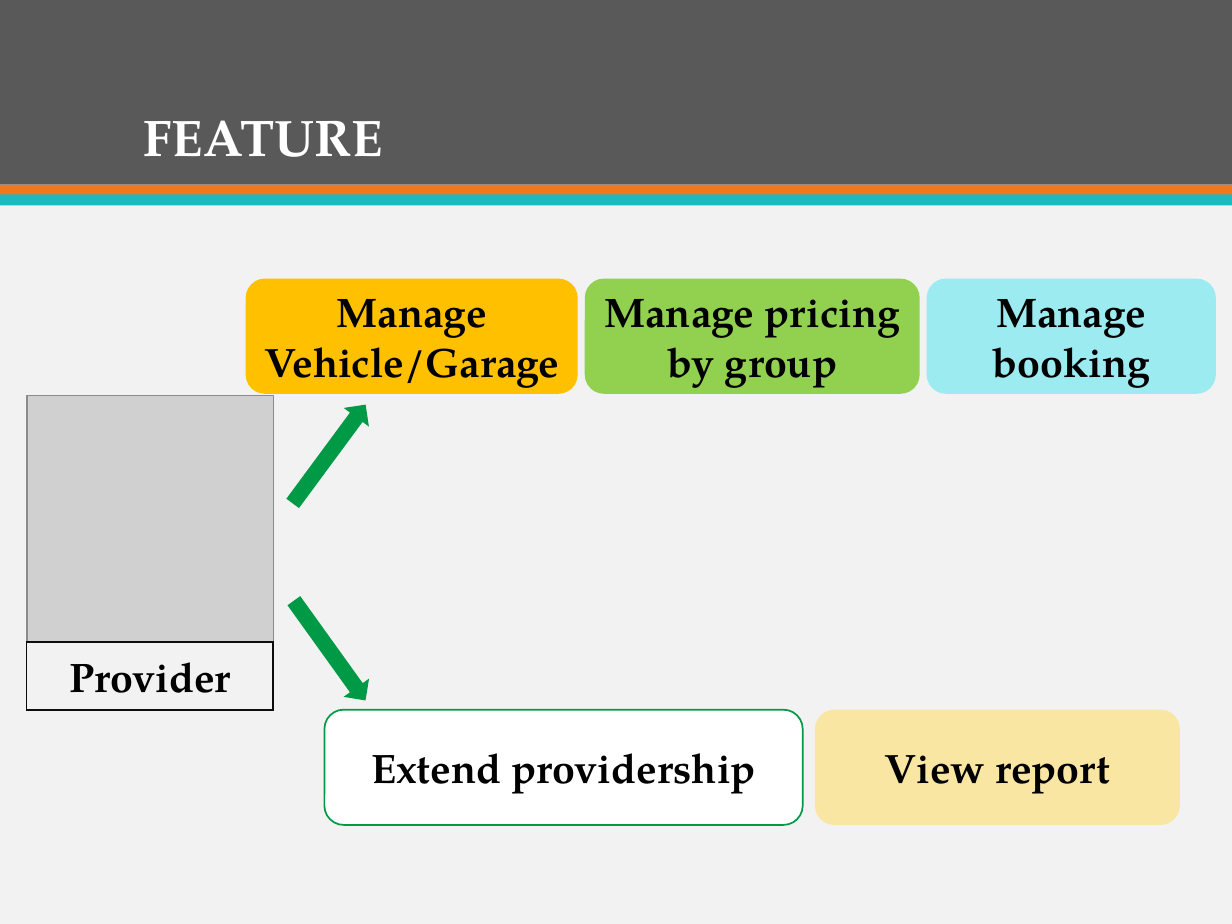
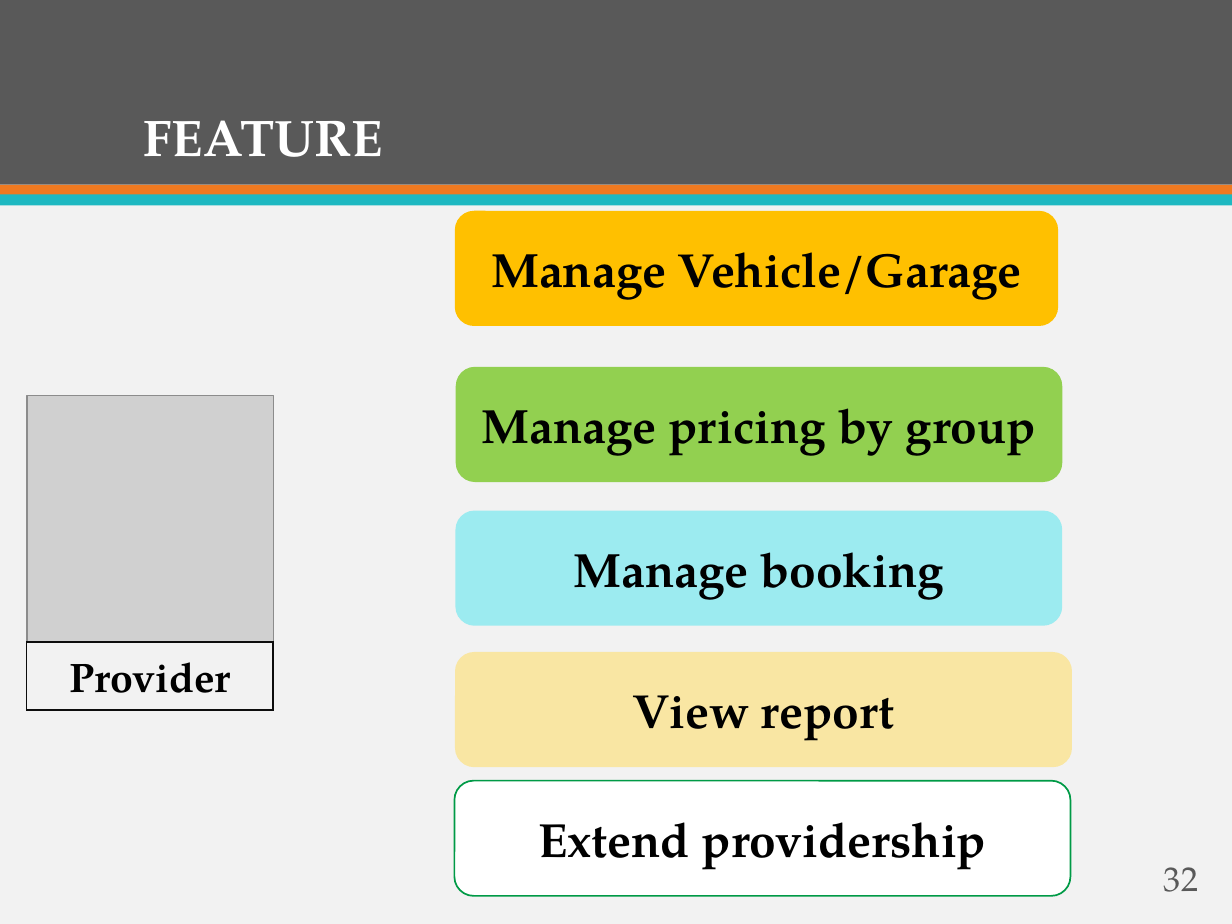
Before and after one commit to firzgard/CarRentalPortal, a slide deck: slide 32 of slide/CAR RENTAL PORTAL-Official.pptx (slide 29 before the commit). Drawn at 1232x924 pixels with LibreOffice and Linux fonts; fonts in the diff are those of the drawing; grey boxes stand for pictures. Boxes give left, top, right and bottom in pixels: in the first picture for what was removed or moved away, otherwise in the second. Text is boxed around its words. In the diff, an @@ line names an element or a change of style, - is before the commit and + after.

```diff
--- a/slide/CAR RENTAL PORTAL-Official.pptx
+++ b/slide/CAR RENTAL PORTAL-Official.pptx
@@ rounded rectangle "Manage Vehicle/Garage": place and size @@
-rounded rectangle "Manage Vehicle/Garage" at box(245, 278, 577, 394)
+rounded rectangle "Manage Vehicle/Garage" at box(455, 211, 1058, 326)
@@ rounded rectangle "Manage pricing by group": place and size @@
-rounded rectangle "Manage pricing by group" at box(585, 278, 920, 394)
+rounded rectangle "Manage pricing by group" at box(456, 367, 1062, 483)
@@ right arrow removed at box(279, 396, 378, 514) @@
@@ size 24 to 28 pt in 5 elements at box(456, 367, 1062, 483), box(455, 652, 1072, 768), box(455, 781, 1071, 897), box(455, 211, 1058, 326), box(456, 510, 1063, 626) @@
@@ rounded rectangle "Manage booking": place and size @@
-rounded rectangle "Manage booking" at box(926, 278, 1216, 394)
+rounded rectangle "Manage booking" at box(456, 510, 1063, 626)
@@ right arrow removed at box(281, 591, 379, 710) @@
@@ rounded rectangle "View report": place and size @@
-rounded rectangle "View report" at box(816, 710, 1180, 825)
+rounded rectangle "View report" at box(455, 652, 1072, 768)
@@ rounded rectangle "Extend providership": place and size @@
-rounded rectangle "Extend providership" at box(324, 710, 802, 825)
+rounded rectangle "Extend providership" at box(455, 781, 1071, 897)
@@ page number added at box(1164, 867, 1198, 892), 20 pt, text #595959 @@
+32
```
Also in this commit, not shown: 59 other slides changed, 4 slides added, 7 slides removed.
